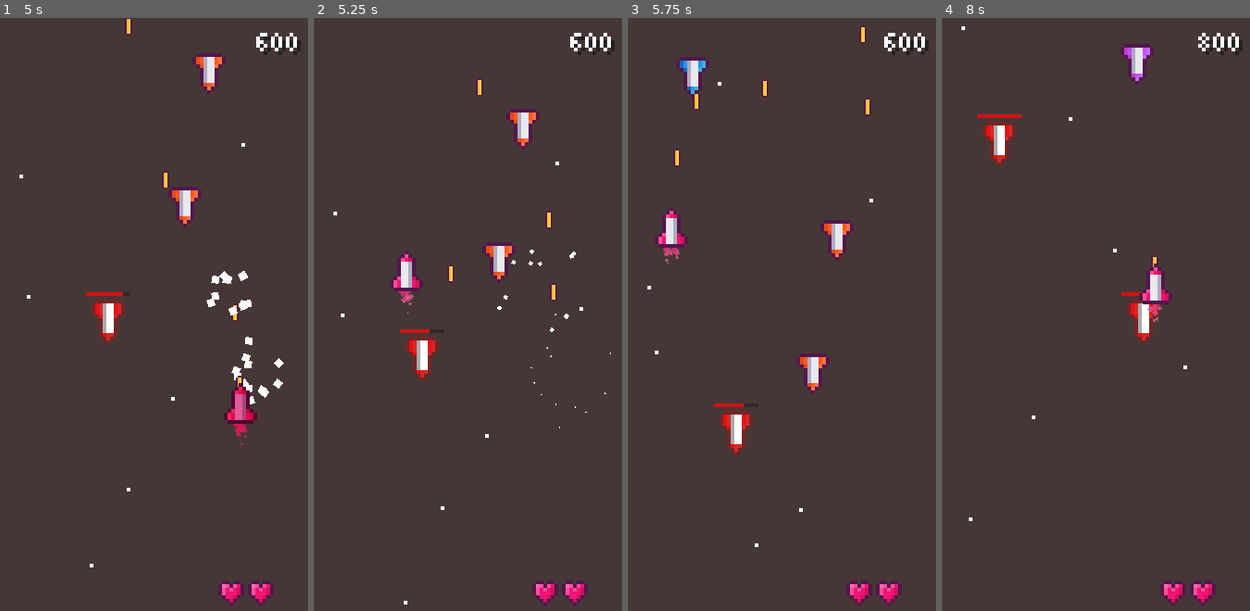
Above: before the commit, frames 1-4 (left to right).
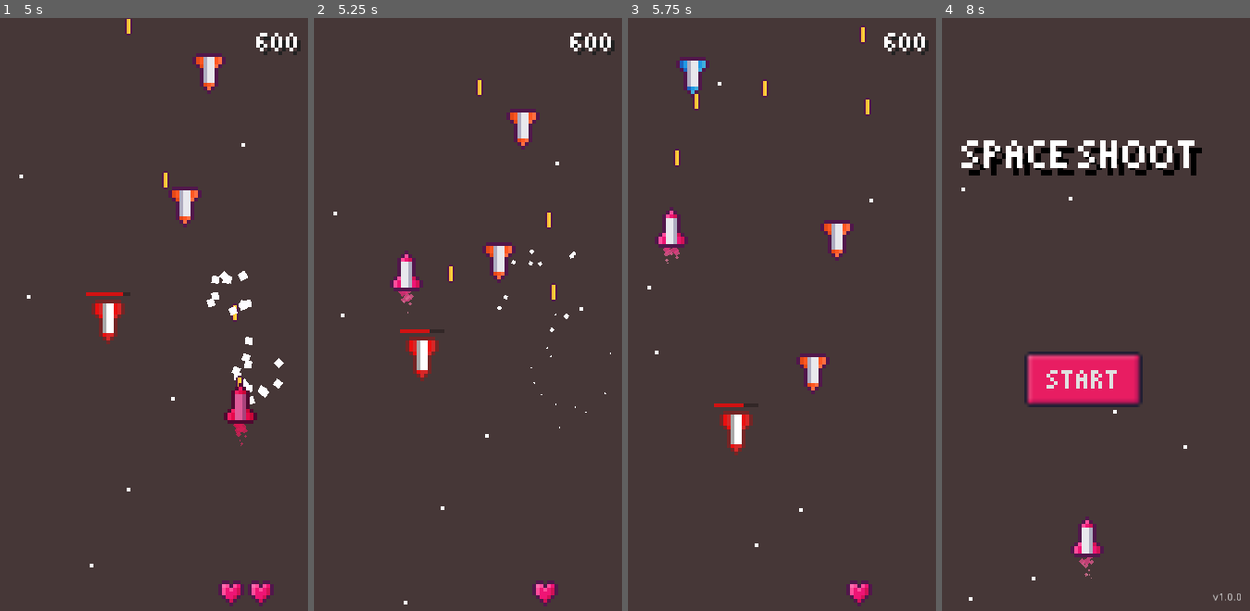
Above: after the commit, the same moments.

Repository: xinyer/game-spaceshooter
Game: Godot game, scene res://scene/Main.tscn
The game is run twice, just before and just after one commit, with the same random seed, the same clock (stepped at 60 frames per second) and the same inputs.
Inputs (mouse positions are in pixels of both pictures, inside the frame that each line leads up to):
- Up to frame 1 (5 s): click "START" at 0.5 s; move the mouse to (215, 284) at 1.27 s; move the mouse to (73, 344) at 2.02 s; move the mouse to (175, 184) at 2.77 s; move the mouse to (126, 433) at 3.52 s; move the mouse to (240, 403) at 4.27 s
- Up to frame 2 (5.25 s): move the mouse to (357, 225) at 5.02 s
- Up to frame 3 (5.75 s): no input
- Up to frame 4 (8 s): move the mouse to (1099, 314) at 5.77 s; move the mouse to (1034, 166) at 6.52 s; move the mouse to (1157, 284) at 7.27 s

Frame 1 is identical in both runs. In frame 2, 0.3% of the frame differs, in the area x 80-89%, y 94-100%; in frame 3, 0.3%; in frame 4, 9.5%, in the area x 6-98%, y 1-100%.

Commit message:
Rename reward to RewardEnemy

Diff:
--- a/scene/Reward.gd
+++ /dev/null
@@ -1,40 +0,0 @@
-extends Sprite
-
-var speed = 40
-var health = 5
-var point = 100
-
-var destory_particles = preload("res://scene/EnemyDestoryParticles.tscn")
-
-signal node_instance(destroy_paticles, position)
-
-
-func _ready():
-	if Global.world != null:
-		connect("node_instance", Global.world, "_node_instance")
-
-#	if $BloodProgressBar != null:
-#		$BloodProgressBar.max_value = health
-	pass
-
-
-func _process(delta):
-	global_position.y += speed * delta
-	$BloodProgressBar.value = health
-
-	if global_position.y > 200:
-		queue_free()
-	pass
-
-
-func _on_HitBox_area_entered(area):
-	if area.is_in_group("Bullet") or area.is_in_group("Player"):
-		health -= 1
-		if health <= 0:
-			AudioManager.play("Explosion")
-			emit_signal("node_instance", destory_particles, global_position)
-			if Global.camera != null:
-				Global.camera.small_shake()
-			Global.score += point
-			queue_free()
-	pass
--- a/scene/Reward.tscn
+++ b/scene/RewardEnemy.tscn
@@ -1,7 +1,7 @@
 [gd_scene load_steps=6 format=2]
 
 [ext_resource path="res://assets/RewardEnemy.png" type="Texture" id=1]
-[ext_resource path="res://scene/Reward.gd" type="Script" id=2]
+[ext_resource path="res://script/RewardEnemy.gd" type="Script" id=2]
 
 [sub_resource type="RectangleShape2D" id=1]
 extents = Vector2( 4, 6 )
@@ -16,7 +16,9 @@
 texture = ExtResource( 1 )
 script = ExtResource( 2 )
 
-[node name="HitBox" type="Area2D" parent="."]
+[node name="HitBox" type="Area2D" parent="." groups=[
+"Enemy",
+]]
 collision_layer = 4
 collision_mask = 3
 
--- a/script/RewardEnemy.gd
+++ b/script/RewardEnemy.gd
@@ -1,21 +1,22 @@
 extends Sprite
 
 var speed = 40
+var health = 5
 var point = 100
-var health = 5
-
 
 var destory_particles = preload("res://scene/EnemyDestoryParticles.tscn")
 
 signal node_instance(destroy_paticles, position)
 
 
-#func _ready():
-#	if Global.world != null:
-#		connect("node_instance", Global.world, "_node_instance")
-#
-#	$BloodProgressBar.max_value = health
-#	pass
+func _ready():
+	if Global.world != null:
+		connect("node_instance", Global.world, "_node_instance")
+
+#	if $BloodProgressBar != null:
+#		$BloodProgressBar.max_value = health
+	pass
+
 
 func _process(delta):
 	global_position.y += speed * delta
@@ -26,15 +27,14 @@
 	pass
 
 
-#func _on_Hitbox_area_entered(area):
-#	if area.is_in_group("Bullet") or area.is_in_group("Player"):
-#		print(health)
-#		health -= 1
-#		if health <= 0:
-#			AudioManager.play("Explosion")
-#			emit_signal("node_instance", destory_particles, global_position)
-#			if Global.camera != null:
-#				Global.camera.small_shake()
-#			Global.score += point
-#			queue_free()
-#	pass
+func _on_HitBox_area_entered(area):
+	if area.is_in_group("Bullet") or area.is_in_group("Player"):
+		health -= 1
+		if health <= 0:
+			AudioManager.play("Explosion")
+			emit_signal("node_instance", destory_particles, global_position)
+			if Global.camera != null:
+				Global.camera.small_shake()
+			Global.score += point
+			queue_free()
+	pass
--- a/script/World.gd
+++ b/script/World.gd
@@ -1,6 +1,6 @@
 extends Node2D
 
-var enemys = [preload("res://scene/Enemy1.tscn"), preload("res://scene/Enemy2.tscn"), preload("res://scene/Enemy3.tscn"), preload("res://scene/Reward.tscn")]
+var enemys = [preload("res://scene/Enemy1.tscn"), preload("res://scene/Enemy2.tscn"), preload("res://scene/Enemy3.tscn"), preload("res://scene/RewardEnemy.tscn")]
 
 
 func _ready():
